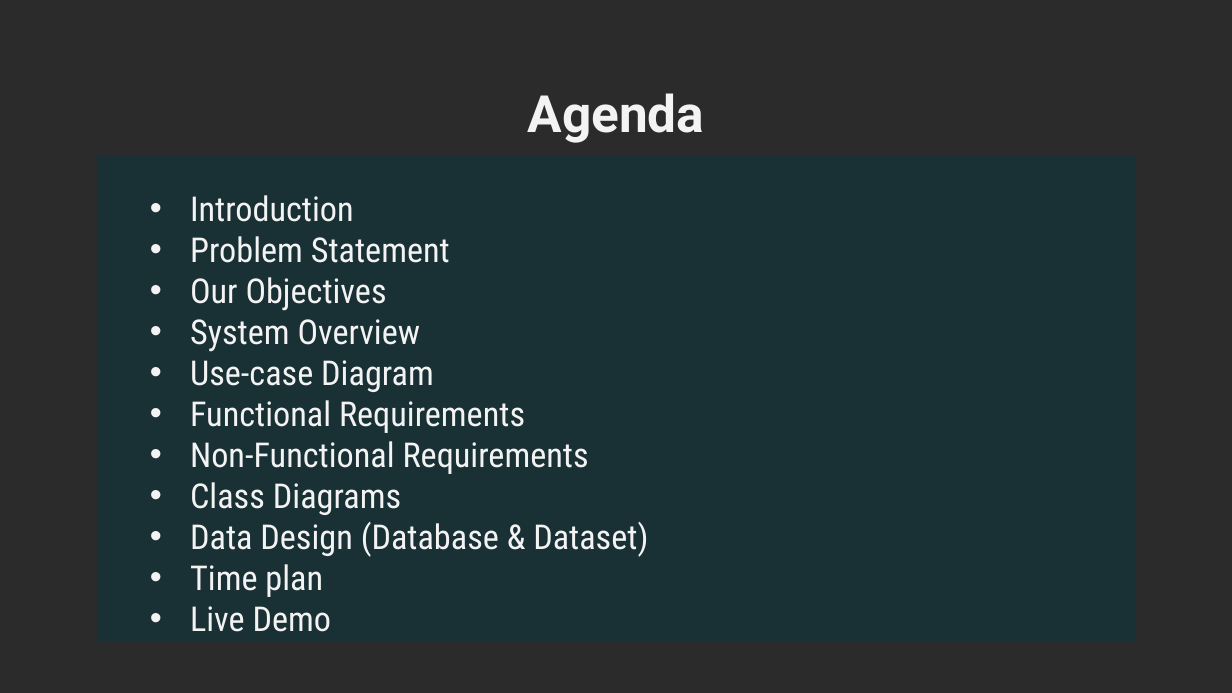
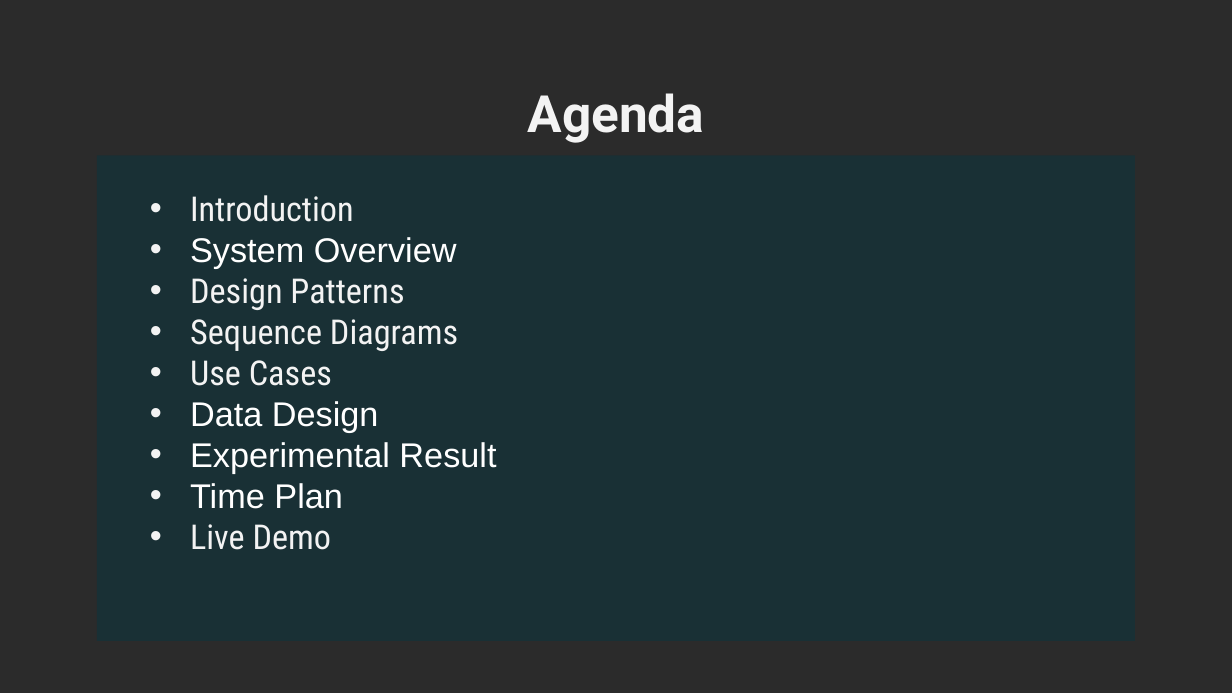
Before and after one commit to YoussifAssem/Genatac, a slide deck: slide 2 of E-Genetics/presentations/new presentation.pptx. Drawn at 1232x693 pixels with LibreOffice and Linux fonts; fonts in the diff are those of the drawing; background and template pictures are left out; a plain dark background stands for a picture behind light text. Boxes give left, top, right and bottom in pixels: in the first picture for what was removed or moved away, otherwise in the second. Text is boxed around its words. In the diff, an @@ line names an element or a change of style, - is before the commit and + after.

Commit message:
presentation update

```diff
--- a/E-Genetics/presentations/new presentation.pptx
+++ b/E-Genetics/presentations/new presentation.pptx
@@ text in rectangle at [190,236,450,311]: paragraphs removed @@
-• Problem Statement
-• Our Objectives
@@ text in rectangle at [190,237,457,268]: font Roboto Condensed to Arial, text colour #F3F3F3 to #FFFFFF in "System Overview" @@
@@ text in rectangle at [190,278,496,509]: text changed @@
-• Use-case Diagram
-• Functional Requirements
-• Non-Functional Requirements
-• Class Diagrams
-• Data Design (Database & Dataset)
-• Time plan
+• Design Patterns
+• Sequence Diagrams
+• Use Cases
+• Data Design
+• Experimental Result
+• Time Plan
```
Also in this commit, not shown: 5 other slides changed.
